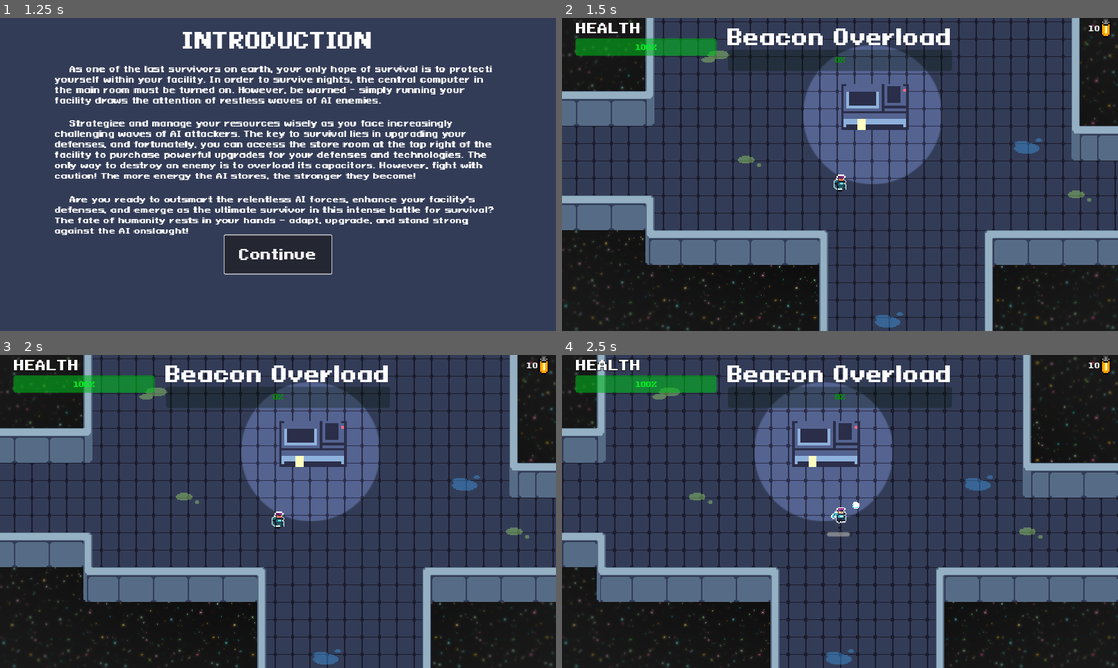
Above: before the commit, frames 1-4 (two rows, left to right).
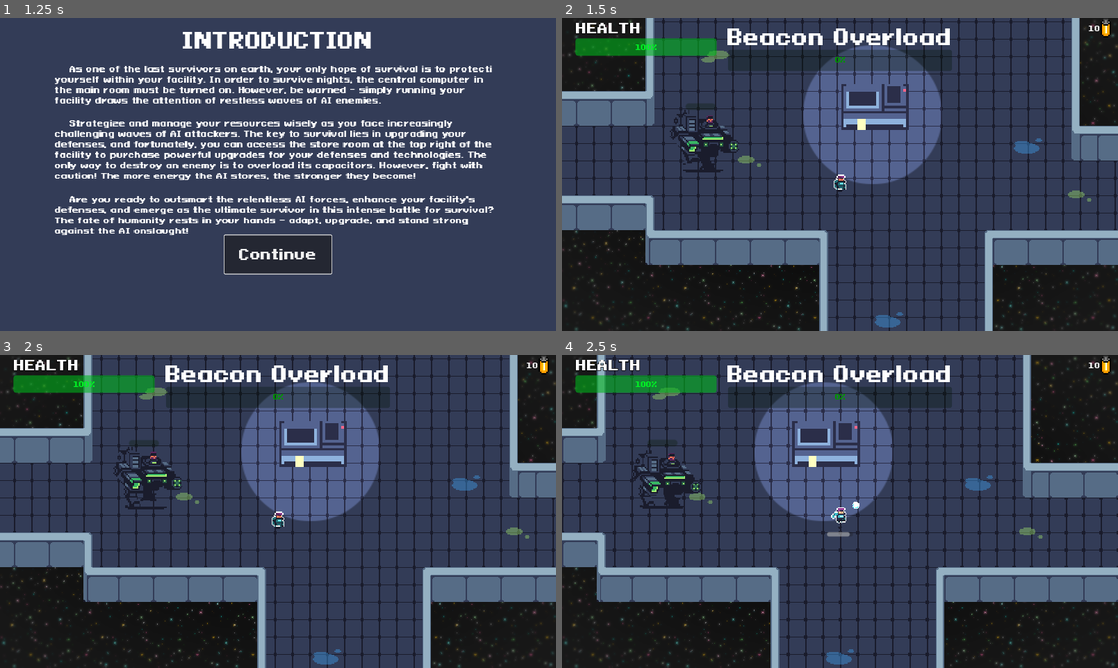
Above: after the commit, the same moments.

Repository: AugustanaCSC380January2024/final-game-solo
Game: Godot game, scene res://Scenes/main_menu.tscn
Two runs of this game, one before a commit and one after it. Both use one fixed random seed, a clock stepped at 60 frames per second and the inputs below. Sound files missing from this copy of the repository are replaced by a short silence.
Inputs (mouse positions are in pixels of both pictures, inside the frame that each line leads up to):
- Up to frame 1 (1.25 s): click "Load Game" at 0.5 s
- Up to frame 2 (1.5 s): click "Continue" at 1.25 s
- Up to frame 3 (2 s): no input
- Up to frame 4 (2.5 s): move the mouse to (962, 495) at 2.02 s; hold Right (ui_right) from 2.03 s (still down); tap E (interact) at 2.1 s; click (962, 495) at 2.17 s

Frame 1 is identical in both runs. In frame 2, 1.1% of the frame differs, in the area x 19-32%, y 27-50%; in frame 3, 1.1%; in frame 4, 1.2%, in the area x 12-25%, y 27-50%.

Commit message:
Started work on a boss enemy

Diff:
--- a/Scenes/Game.tscn
+++ b/Scenes/Game.tscn
@@ -13,8 +13,8 @@
 [ext_resource type="PackedScene" uid="uid://dls7fao8g2jch" path="res://Scenes/win_screen.tscn" id="10_rjgmj"]
 [ext_resource type="PackedScene" uid="uid://cspwcnb5tsy1s" path="res://Scenes/introduction.tscn" id="10_wbaxq"]
 [ext_resource type="AudioStream" uid="uid://6gwx67gmxtp5" path="res://Music/Rapture (Synthwave).wav" id="12_q4q2j"]
-[ext_resource type="PackedScene" uid="uid://c24466ica1354" path="res://Scenes/green_wave_shader.tscn" id="14_1wvr0"]
 [ext_resource type="Shader" path="res://Shaders/Blur Vignette.gdshader" id="14_oxyqv"]
+[ext_resource type="PackedScene" uid="uid://bhlxvss7pgl3v" path="res://Scenes/boss.tscn" id="15_mfj7w"]
 
 [sub_resource type="ShaderMaterial" id="ShaderMaterial_nelfe"]
 shader = ExtResource("14_oxyqv")
@@ -31,11 +31,6 @@
 
 [node name="Game" type="Node2D"]
 script = ExtResource("1_wvqwh")
-
-[node name="CanvasLayer2" type="CanvasLayer" parent="."]
-
-[node name="GreenWaveShader" parent="CanvasLayer2" instance=ExtResource("14_1wvr0")]
-color = Color(0, 0, 0, 0)
 
 [node name="Background" type="CanvasLayer" parent="."]
 layer = -100
@@ -160,6 +155,11 @@
 stream = ExtResource("12_q4q2j")
 volume_db = -6.0
 
+[node name="Boss" parent="." node_paths=PackedStringArray("player", "beacon") instance=ExtResource("15_mfj7w")]
+position = Vector2(335, 357)
+player = NodePath("../Player")
+beacon = NodePath("../Beacon")
+
 [connection signal="body_entered" from="Store/StoreOpenArea" to="." method="_on_store_open_area_body_entered"]
 [connection signal="body_exited" from="Store/StoreOpenArea" to="." method="_on_store_open_area_body_exited"]
 [connection signal="body_entered" from="Beacon/StartRoundArea" to="." method="_on_start_round_area_body_entered"]
--- /dev/null
+++ b/Scenes/Projectiles/energy_wave.tscn
@@ -0,0 +1,72 @@
+[gd_scene load_steps=10 format=3 uid="uid://behaganruci2v"]
+
+[ext_resource type="Texture2D" uid="uid://qwww6or4ikb0" path="res://Assets/Sprites/projectiles x1.png" id="1_aiu7r"]
+[ext_resource type="Script" path="res://Scripts/wave.gd" id="1_txmgo"]
+
+[sub_resource type="AtlasTexture" id="AtlasTexture_g68jx"]
+atlas = ExtResource("1_aiu7r")
+region = Rect2(0, 256, 32, 32)
+
+[sub_resource type="AtlasTexture" id="AtlasTexture_vhpi0"]
+atlas = ExtResource("1_aiu7r")
+region = Rect2(32, 256, 32, 32)
+
+[sub_resource type="AtlasTexture" id="AtlasTexture_p6an1"]
+atlas = ExtResource("1_aiu7r")
+region = Rect2(64, 256, 32, 32)
+
+[sub_resource type="AtlasTexture" id="AtlasTexture_aswmr"]
+atlas = ExtResource("1_aiu7r")
+region = Rect2(96, 256, 32, 32)
+
+[sub_resource type="AtlasTexture" id="AtlasTexture_dxunl"]
+atlas = ExtResource("1_aiu7r")
+region = Rect2(128, 256, 32, 32)
+
+[sub_resource type="SpriteFrames" id="SpriteFrames_ftece"]
+animations = [{
+"frames": [{
+"duration": 1.0,
+"texture": SubResource("AtlasTexture_g68jx")
+}, {
+"duration": 1.0,
+"texture": SubResource("AtlasTexture_vhpi0")
+}, {
+"duration": 1.0,
+"texture": SubResource("AtlasTexture_p6an1")
+}, {
+"duration": 1.0,
+"texture": SubResource("AtlasTexture_aswmr")
+}, {
+"duration": 1.0,
+"texture": SubResource("AtlasTexture_dxunl")
+}],
+"loop": true,
+"name": &"default",
+"speed": 5.0
+}]
+
+[sub_resource type="CapsuleShape2D" id="CapsuleShape2D_2namq"]
+radius = 9.0
+height = 28.0
+
+[node name="Area2D" type="Area2D"]
+collision_layer = 16
+collision_mask = 35
+script = ExtResource("1_txmgo")
+
+[node name="AnimatedSprite2D" type="AnimatedSprite2D" parent="."]
+sprite_frames = SubResource("SpriteFrames_ftece")
+autoplay = "default"
+
+[node name="CollisionShape2D" type="CollisionShape2D" parent="."]
+position = Vector2(0, 7)
+rotation = 4.71239
+shape = SubResource("CapsuleShape2D_2namq")
+
+[node name="Lifetime" type="Timer" parent="."]
+wait_time = 10.0
+one_shot = true
+autostart = true
+
+[connection signal="timeout" from="Lifetime" to="." method="_on_lifetime_timeout"]
--- /dev/null
+++ b/Scenes/boss.tscn
@@ -0,0 +1,326 @@
+[gd_scene load_steps=39 format=3 uid="uid://bhlxvss7pgl3v"]
+
+[ext_resource type="Script" path="res://Scripts/boss.gd" id="1_36gm7"]
+[ext_resource type="Texture2D" uid="uid://bl8trh3x047vl" path="res://Assets/Sprites/boss x1.png" id="2_75vxb"]
+[ext_resource type="PackedScene" uid="uid://ip6whddob0p0" path="res://Scenes/health_bar.tscn" id="3_527p0"]
+
+[sub_resource type="AtlasTexture" id="AtlasTexture_hyovy"]
+atlas = ExtResource("2_75vxb")
+region = Rect2(0, 384, 64, 64)
+
+[sub_resource type="AtlasTexture" id="AtlasTexture_nhdha"]
+atlas = ExtResource("2_75vxb")
+region = Rect2(64, 384, 64, 64)
+
+[sub_resource type="AtlasTexture" id="AtlasTexture_a2gby"]
+atlas = ExtResource("2_75vxb")
+region = Rect2(128, 384, 64, 64)
+
+[sub_resource type="AtlasTexture" id="AtlasTexture_l03nx"]
+atlas = ExtResource("2_75vxb")
+region = Rect2(192, 384, 64, 64)
+
+[sub_resource type="AtlasTexture" id="AtlasTexture_y5o85"]
+atlas = ExtResource("2_75vxb")
+region = Rect2(256, 384, 64, 64)
+
+[sub_resource type="AtlasTexture" id="AtlasTexture_n4ti2"]
+atlas = ExtResource("2_75vxb")
+region = Rect2(320, 384, 64, 64)
+
+[sub_resource type="AtlasTexture" id="AtlasTexture_ni6ox"]
+atlas = ExtResource("2_75vxb")
+region = Rect2(384, 384, 64, 64)
+
+[sub_resource type="AtlasTexture" id="AtlasTexture_asmkk"]
+atlas = ExtResource("2_75vxb")
+region = Rect2(448, 384, 64, 64)
+
+[sub_resource type="AtlasTexture" id="AtlasTexture_dn36m"]
+atlas = ExtResource("2_75vxb")
+region = Rect2(512, 384, 64, 64)
+
+[sub_resource type="AtlasTexture" id="AtlasTexture_wtu6p"]
+atlas = ExtResource("2_75vxb")
+region = Rect2(0, 0, 64, 64)
+
+[sub_resource type="AtlasTexture" id="AtlasTexture_nnrsl"]
+atlas = ExtResource("2_75vxb")
+region = Rect2(64, 0, 64, 64)
+
+[sub_resource type="AtlasTexture" id="AtlasTexture_klgpp"]
+atlas = ExtResource("2_75vxb")
+region = Rect2(128, 0, 64, 64)
+
+[sub_resource type="AtlasTexture" id="AtlasTexture_6j65r"]
+atlas = ExtResource("2_75vxb")
+region = Rect2(192, 0, 64, 64)
+
+[sub_resource type="AtlasTexture" id="AtlasTexture_txhy1"]
+atlas = ExtResource("2_75vxb")
+region = Rect2(0, 128, 64, 64)
+
+[sub_resource type="AtlasTexture" id="AtlasTexture_l5lar"]
+atlas = ExtResource("2_75vxb")
+region = Rect2(64, 128, 64, 64)
+
+[sub_resource type="AtlasTexture" id="AtlasTexture_jdoya"]
+atlas = ExtResource("2_75vxb")
+region = Rect2(128, 128, 64, 64)
+
+[sub_resource type="AtlasTexture" id="AtlasTexture_0brc0"]
+atlas = ExtResource("2_75vxb")
+region = Rect2(192, 128, 64, 64)
+
+[sub_resource type="AtlasTexture" id="AtlasTexture_e6dxn"]
+atlas = ExtResource("2_75vxb")
+region = Rect2(256, 128, 64, 64)
+
+[sub_resource type="AtlasTexture" id="AtlasTexture_m4txm"]
+atlas = ExtResource("2_75vxb")
+region = Rect2(320, 128, 64, 64)
+
+[sub_resource type="AtlasTexture" id="AtlasTexture_fb5cj"]
+atlas = ExtResource("2_75vxb")
+region = Rect2(384, 128, 64, 64)
+
+[sub_resource type="AtlasTexture" id="AtlasTexture_oberq"]
+atlas = ExtResource("2_75vxb")
+region = Rect2(448, 128, 64, 64)
+
+[sub_resource type="AtlasTexture" id="AtlasTexture_1k28s"]
+atlas = ExtResource("2_75vxb")
+region = Rect2(0, 256, 64, 64)
+
+[sub_resource type="AtlasTexture" id="AtlasTexture_e7vr0"]
+atlas = ExtResource("2_75vxb")
+region = Rect2(64, 256, 64, 64)
+
+[sub_resource type="AtlasTexture" id="AtlasTexture_ntqgs"]
+atlas = ExtResource("2_75vxb")
+region = Rect2(128, 256, 64, 64)
+
+[sub_resource type="AtlasTexture" id="AtlasTexture_2mkae"]
+atlas = ExtResource("2_75vxb")
+region = Rect2(192, 256, 64, 64)
+
+[sub_resource type="AtlasTexture" id="AtlasTexture_o1fjs"]
+atlas = ExtResource("2_75vxb")
+region = Rect2(256, 256, 64, 64)
+
+[sub_resource type="AtlasTexture" id="AtlasTexture_a4pvf"]
+atlas = ExtResource("2_75vxb")
+region = Rect2(320, 256, 64, 64)
+
+[sub_resource type="AtlasTexture" id="AtlasTexture_hteil"]
+atlas = ExtResource("2_75vxb")
+region = Rect2(384, 256, 64, 64)
+
+[sub_resource type="AtlasTexture" id="AtlasTexture_0e6yt"]
+atlas = ExtResource("2_75vxb")
+region = Rect2(448, 256, 64, 64)
+
+[sub_resource type="SpriteFrames" id="SpriteFrames_qumam"]
+animations = [{
+"frames": [{
+"duration": 1.0,
+"texture": SubResource("AtlasTexture_hyovy")
+}, {
+"duration": 1.0,
+"texture": SubResource("AtlasTexture_nhdha")
+}, {
+"duration": 1.0,
+"texture": SubResource("AtlasTexture_a2gby")
+}, {
+"duration": 1.0,
+"texture": SubResource("AtlasTexture_l03nx")
+}, {
+"duration": 1.0,
+"texture": SubResource("AtlasTexture_y5o85")
+}, {
+"duration": 1.0,
+"texture": SubResource("AtlasTexture_n4ti2")
+}, {
+"duration": 1.0,
+"texture": SubResource("AtlasTexture_ni6ox")
+}, {
+"duration": 1.0,
+"texture": SubResource("AtlasTexture_asmkk")
+}, {
+"duration": 1.0,
+"texture": SubResource("AtlasTexture_dn36m")
+}],
+"loop": false,
+"name": &"die",
+"speed": 10.0
+}, {
+"frames": [{
+"duration": 1.0,
+"texture": SubResource("AtlasTexture_wtu6p")
+}, {
+"duration": 1.0,
+"texture": SubResource("AtlasTexture_nnrsl")
+}, {
+"duration": 1.0,
+"texture": SubResource("AtlasTexture_klgpp")
+}, {
+"duration": 1.0,
+"texture": SubResource("AtlasTexture_6j65r")
+}],
+"loop": true,
+"name": &"idle",
+"speed": 5.0
+}, {
+"frames": [{
+"duration": 1.0,
+"texture": SubResource("AtlasTexture_txhy1")
+}, {
+"duration": 1.0,
+"texture": SubResource("AtlasTexture_l5lar")
+}, {
+"duration": 1.0,
+"texture": SubResource("AtlasTexture_jdoya")
+}, {
+"duration": 1.0,
+"texture": SubResource("AtlasTexture_0brc0")
+}, {
+"duration": 1.0,
+"texture": SubResource("AtlasTexture_e6dxn")
+}, {
+"duration": 1.0,
+"texture": SubResource("AtlasTexture_m4txm")
+}, {
+"duration": 1.0,
+"texture": SubResource("AtlasTexture_fb5cj")
+}, {
+"duration": 1.0,
+"texture": SubResource("AtlasTexture_oberq")
+}],
+"loop": true,
+"name": &"run",
+"speed": 5.0
+}, {
+"frames": [{
+"duration": 1.0,
+"texture": SubResource("AtlasTexture_1k28s")
+}, {
+"duration": 1.0,
+"texture": SubResource("AtlasTexture_e7vr0")
+}, {
+"duration": 1.0,
+"texture": SubResource("AtlasTexture_ntqgs")
+}, {
+"duration": 1.0,
+"texture": SubResource("AtlasTexture_2mkae")
+}, {
+"duration": 1.0,
+"texture": SubResource("AtlasTexture_o1fjs")
+}, {
+"duration": 1.0,
+"texture": SubResource("AtlasTexture_a4pvf")
+}, {
+"duration": 1.0,
+"texture": SubResource("AtlasTexture_hteil")
+}, {
+"duration": 1.0,
+"texture": SubResource("AtlasTexture_0e6yt")
+}],
+"loop": false,
+"name": &"shoot",
+"speed": 5.0
+}]
+
+[sub_resource type="CircleShape2D" id="CircleShape2D_3m0wo"]
+radius = 26.0192
+
+[sub_resource type="CircleShape2D" id="CircleShape2D_mwe37"]
+radius = 95.0
+
+[sub_resource type="Animation" id="Animation_da0je"]
+resource_name = "die"
+length = 0.8
+tracks/0/type = "value"
+tracks/0/imported = false
+tracks/0/enabled = true
+tracks/0/path = NodePath("AnimatedSprite2D:animation")
+tracks/0/interp = 1
+tracks/0/loop_wrap = true
+tracks/0/keys = {
+"times": PackedFloat32Array(0),
+"transitions": PackedFloat32Array(1),
+"update": 1,
+"values": [&"die"]
+}
+
+[sub_resource type="Animation" id="Animation_cl0ka"]
+resource_name = "shoot"
+length = 0.4
+tracks/0/type = "value"
+tracks/0/imported = false
+tracks/0/enabled = true
+tracks/0/path = NodePath("AnimatedSprite2D:animation")
+tracks/0/interp = 1
+tracks/0/loop_wrap = true
+tracks/0/keys = {
+"times": PackedFloat32Array(0),
+"transitions": PackedFloat32Array(1),
+"update": 1,
+"values": [&"shoot"]
+}
+
+[sub_resource type="AnimationLibrary" id="AnimationLibrary_cd34t"]
+_data = {
+"die": SubResource("Animation_da0je"),
+"shoot": SubResource("Animation_cl0ka")
+}
+
+[node name="Boss" type="CharacterBody2D" groups=["enemy"]]
+scale = Vector2(2, 2)
+collision_layer = 4
+collision_mask = 39
+motion_mode = 1
+wall_min_slide_angle = 0.0
+script = ExtResource("1_36gm7")
+
+[node name="AnimatedSprite2D" type="AnimatedSprite2D" parent="."]
+sprite_frames = SubResource("SpriteFrames_qumam")
+animation = &"idle"
+autoplay = "idle"
+
+[node name="CollisionShape2D" type="CollisionShape2D" parent="."]
+position = Vector2(1, 9)
+shape = SubResource("CircleShape2D_3m0wo")
+
+[node name="NavigationAgent2D" type="NavigationAgent2D" parent="."]
+
+[node name="NavigationTimer" type="Timer" parent="."]
+wait_time = 0.5
+autostart = true
+
+[node name="HealthBar" parent="." instance=ExtResource("3_527p0")]
+
+[node name="Range" type="Area2D" parent="."]
+collision_layer = 4
+collision_mask = 34
+
+[node name="RangeBox" type="CollisionShape2D" parent="Range"]
+shape = SubResource("CircleShape2D_mwe37")
+
+[node name="ProjectileContainer" type="Node" parent="."]
+
+[node name="WeaponTimer" type="Timer" parent="."]
+wait_time = 1.5
+
+[node name="AnimationPlayer" type="AnimationPlayer" parent="."]
+libraries = {
+"": SubResource("AnimationLibrary_cd34t")
+}
+
+[node name="HurtSoundPlayer" type="AudioStreamPlayer2D" parent="."]
+
+[node name="ShootSoundPlayer" type="AudioStreamPlayer2D" parent="."]
+
+[connection signal="timeout" from="NavigationTimer" to="." method="_on_timer_timeout"]
+[connection signal="body_entered" from="Range" to="." method="_on_range_body_entered"]
+[connection signal="body_exited" from="Range" to="." method="_on_range_body_exited"]
+[connection signal="timeout" from="WeaponTimer" to="." method="_on_weapon_timer_timeout"]
--- /dev/null
+++ b/Scripts/boss.gd
@@ -0,0 +1,35 @@
+extends DefaultEnemy
+
+var energy_wave_scene = preload("res://Scenes/Projectiles/energy_wave.tscn")
+
+var base_damage = 10
+
+func _ready():
+	#shoot_sound_player.stream()
+	health = 20
+	speed = 10
+	base_scale = 1.2
+	max_size = Vector2(2,2)
+	super._ready()
+
+func shoot(body):
+	super.shoot(body)
+	if alive:
+		var wave = generate_wave(body)
+		projectile_container.add_child(wave)
+		shoot_sound_player.play()
+
+
+
+func _on_weapon_timer_timeout():
+	if player_in_range:
+		shoot(player)
+	elif beacon_in_range:
+		shoot(beacon)
+
+func generate_wave(body):
+	var energy_wave = energy_wave_scene.instantiate()
+	energy_wave.global_position = global_position
+	energy_wave.direction = -body.global_position.direction_to(global_position)
+	energy_wave.damage += base_damage + current_health
+	return energy_wave
--- a/Scripts/default_enemy.gd
+++ b/Scripts/default_enemy.gd
@@ -18,6 +18,7 @@
 @export var player: Node2D
 @export var beacon: StaticBody2D
 var base_scale = .6
+var max_size = Vector2(1.5,1.5)
 
 @onready var projectile_container = get_node("ProjectileContainer")
 @onready var navigation_agent = get_node("NavigationAgent2D")
@@ -148,3 +149,5 @@
 
 func update_size():
 	scale = Vector2(base_scale,base_scale) + Vector2(current_health/30.0,current_health/30.0)
+	if scale > max_size:
+		scale = max_size
--- a/Scripts/projectile.gd
+++ b/Scripts/projectile.gd
@@ -1,4 +1,5 @@
 extends Area2D
+class_name Projectile
 
 @export var direction: Vector2
 @export var speed: float = 150
--- /dev/null
+++ b/Scripts/wave.gd
@@ -0,0 +1,10 @@
+extends Projectile
+
+
+func _physics_process(delta):
+	animated_sprite.look_at(direction)
+	position = direction *Vector2(10,10)
+
+
+func _on_lifetime_timeout():
+	queue_free()
Not shown, added: Assets/Sprites/boss outline x1.png.import
Binary file added: Assets/Sprites/boss x1.png
Not shown, added: Assets/Sprites/boss x1.png.import
